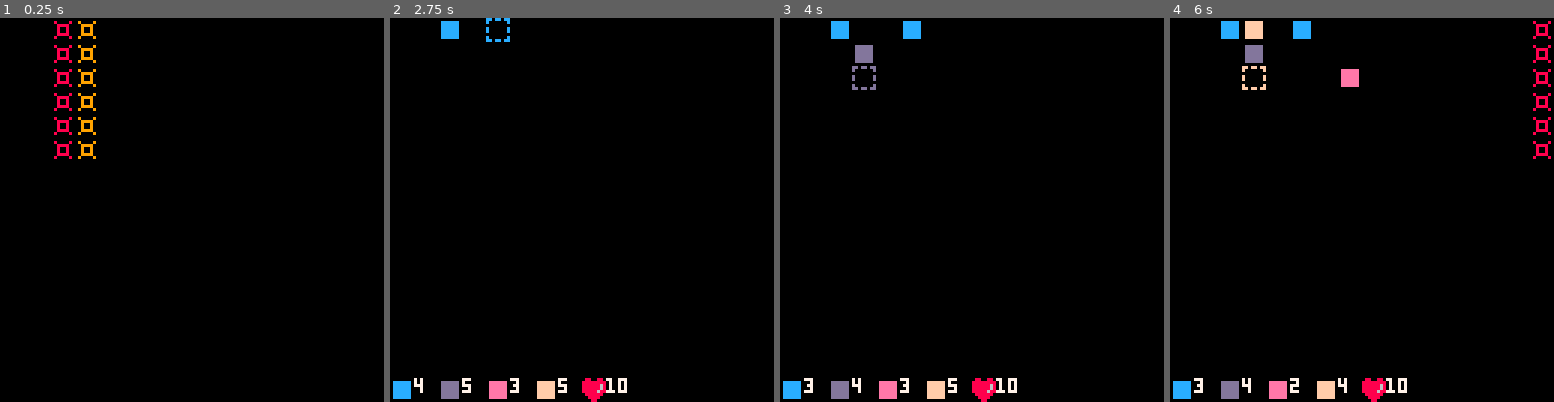
Above: before the commit, frames 1-4 (left to right).
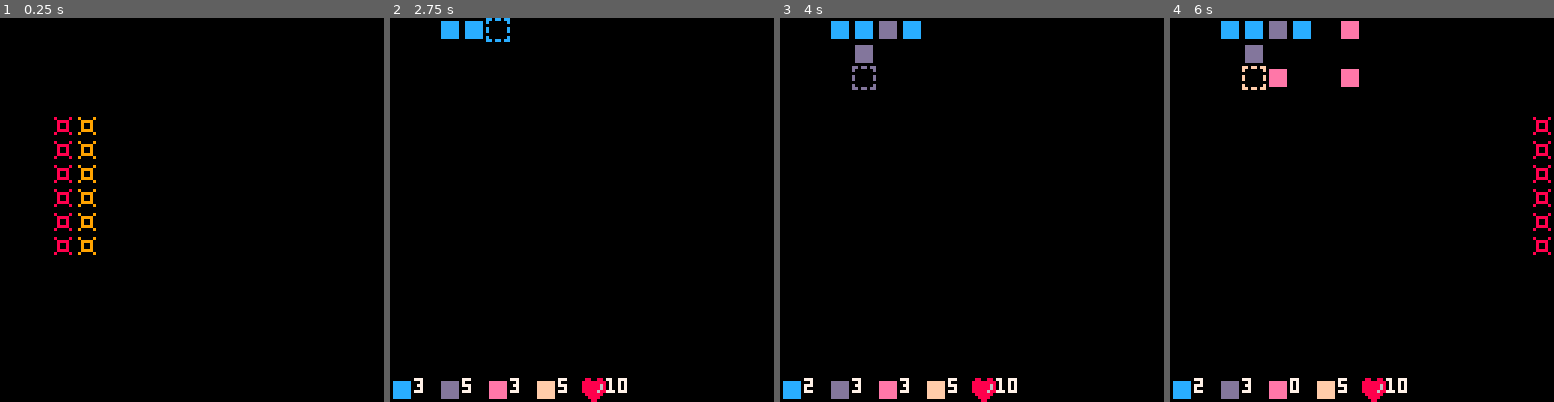
Above: after the commit, the same moments.

Repository: RobertoFreireFerrazPassos/pico8
Game: PICO-8 cartridge towerdefense.p8
The game is run twice, just before and just after one commit, with the same random seed, the same clock (stepped at 60 frames per second) and the same inputs.
Inputs:
- Up to frame 1 (0.25 s): no input
- Up to frame 2 (2.75 s): tap X (X key) at 0.33, 1.07, 1.85 s; tap O (Z key) at 0.7, 1.7, 2.1, 2.5 s; hold Right 1.6-2.1 s; hold Up 2.15-2.42 s; hold Right from 2.47 s (still down)
- Up to frame 3 (4 s): tap O (Z key) at 2.9, 3.3, 3.7 s; tap X (X key) at 2.97 s; release Right at 3.03 s; hold Left 3.08-3.58 s; hold Down 3.63-3.97 s
- Up to frame 4 (6 s): hold Right 4.02-4.68 s; tap X (X key) at 4.08, 5.2 s; tap O (Z key) every 0.4 s from 4.1 to 5.7 s; hold Up 4.73-5.03 s; hold Left 5.08-5.68 s; hold Down from 5.73 s (still down)

The runs differ from the first frame. In frame 1, 1.6% of the frame differs, in the area x 14-25%, y 0-62%; in frame 2, 0.3%; in frame 3, 0.5%; in frame 4, 1.8%, in the area x 6-100%, y 0-98%.

Commit message:
make add tower faster

Diff:
--- a/towerdefense.p8
+++ b/towerdefense.p8
@@ -141,7 +141,7 @@
 				local reftower=createtower(x,y,towertypes[tpi])
 				at=true
 				availabletowers[tpi].q-=1
-				timemanager:addtimer(15,function() s.at=false end,1)
+				timemanager:addtimer(10,function() s.at=false end,1)
 		end
 
 		if not ctp and btn(5) then
@@ -461,8 +461,8 @@
 	{
 			{5,5,3,5},
 			{
-				{2,0,1,6,1},
-				{3,0,1,6,2}
+				{2,4,1,6,1},
+				{3,4,1,6,2}
 			}
 	}
 }
